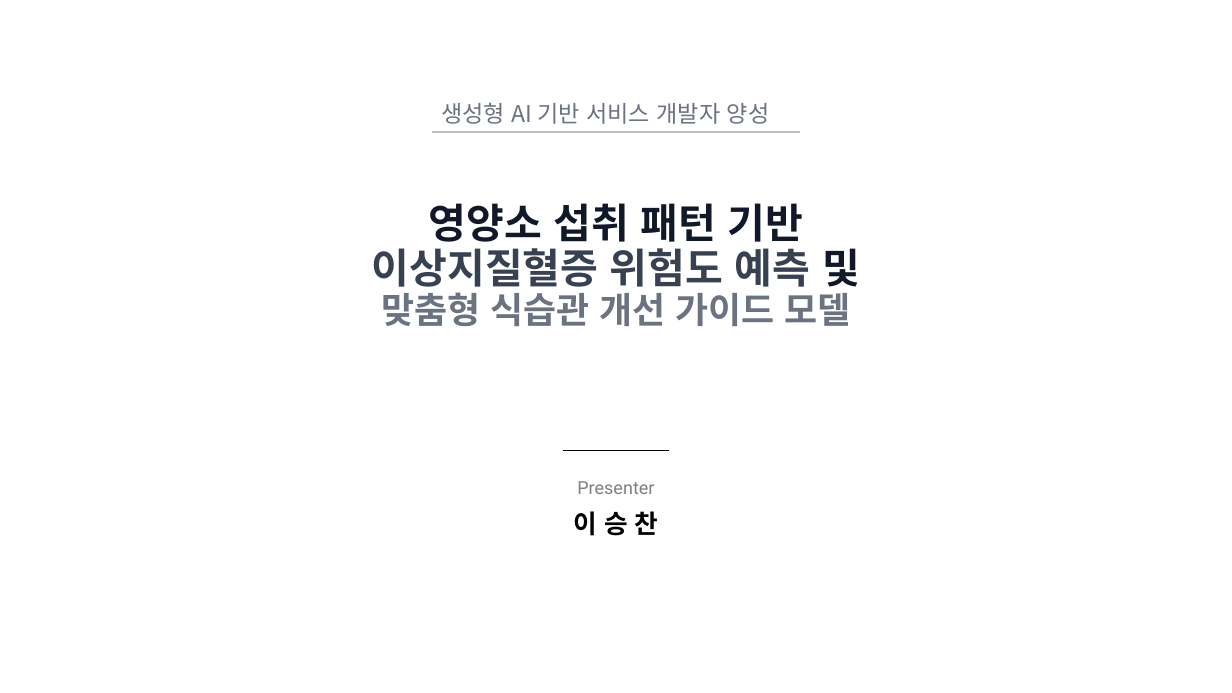
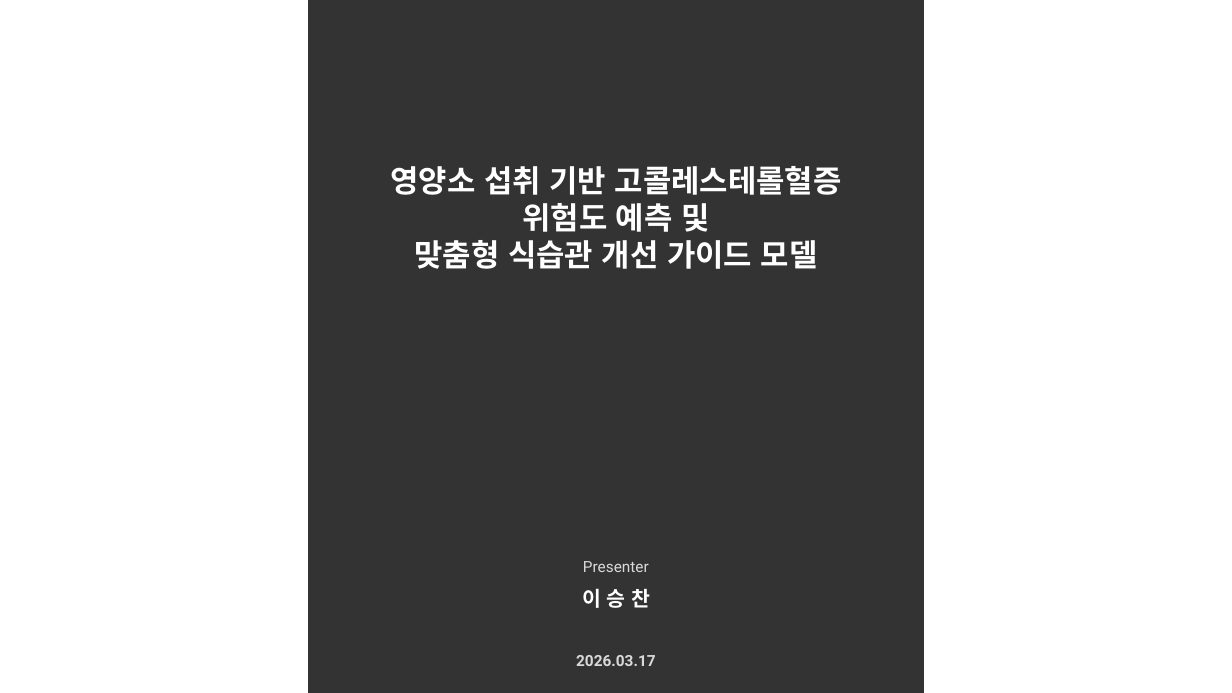
Before and after one commit to dc-inside/LeeSeungChan, a slide deck: slide 1 of 1차 프로젝트/기획서.pptx. Drawn at 1232x693 pixels with LibreOffice and Linux fonts; fonts in the diff are those of the drawing. Boxes give left, top, right and bottom in pixels: in the first picture for what was removed or moved away, otherwise in the second. Text is boxed around its words. In the diff, an @@ line names an element or a change of style, - is before the commit and + after.

```diff
--- a/1차 프로젝트/기획서.pptx
+++ b/1차 프로젝트/기획서.pptx
@@ rectangle added at (x1=308, y1=0, x2=924, y2=693), fill #000000 at 80% opacity @@
@@ text removed at (x1=441, y1=102, x2=770, y2=124) @@
-생성형 AI 기반 서비스 개발자 양성
@@ line removed from (433, 132) to (800, 132) @@
@@ title at (x1=391, y1=166, x2=842, y2=269): text changed; size 32 to 24 pt; text colour #6B7280 to #FFFFFF @@
-영양소 섭취 패턴 기반
-이상지질혈증 위험도 예측 및
-맞춤형 식습관 개선 가이드 모델
+영양소 섭취 기반 고콜레스테롤혈증 위험도 예측 및
+맞춤형 식습관 개선 가이드 모델
@@ line removed from (563, 451) to (669, 451) @@
@@ subtitle "Presenter" moved from (x1=573, y1=481, x2=659, y2=536) to (x1=576, y1=561, x2=655, y2=666) @@
@@ subtitle at (x1=582, y1=561, x2=650, y2=608): size 14 to 12 pt, text colour #808080 to #D9D9D9 in "Presenter"; size 20 to 16 pt, text colour #000000 to #FFFFFF in "이 승 찬" @@
@@ subtitle at (x1=576, y1=655, x2=655, y2=666): paragraph added @@
+2026.03.17
```
Also in this commit, not shown: 2 other slides changed, 7 slides added, 4 slides removed.
